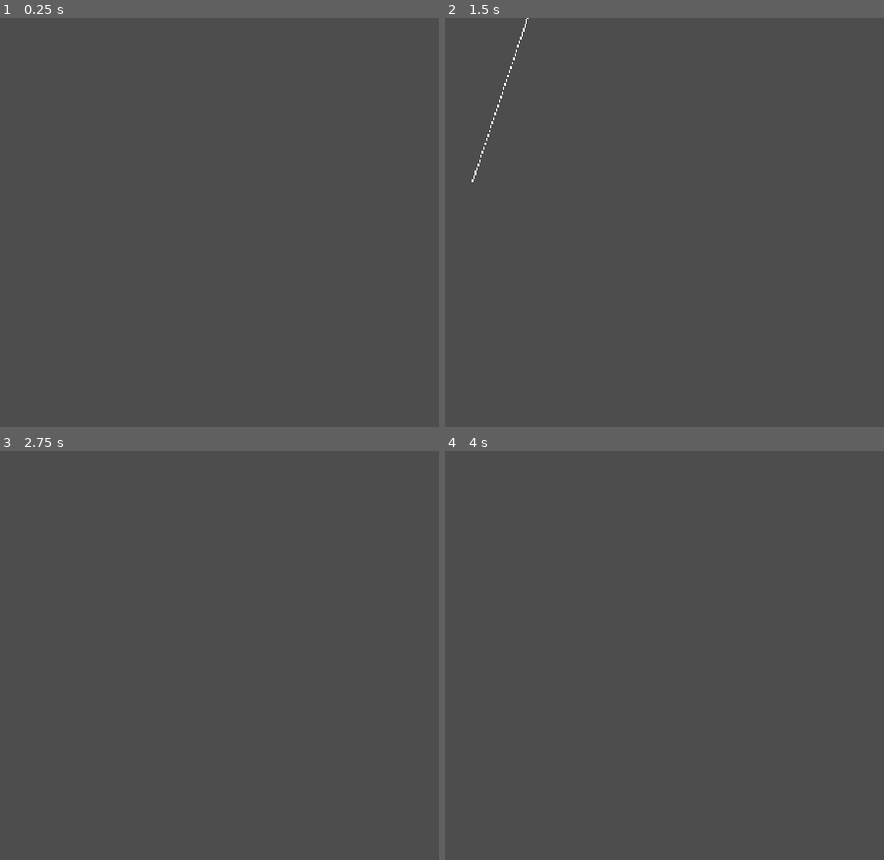
Above: before the commit, frames 1-4 (two rows, left to right).
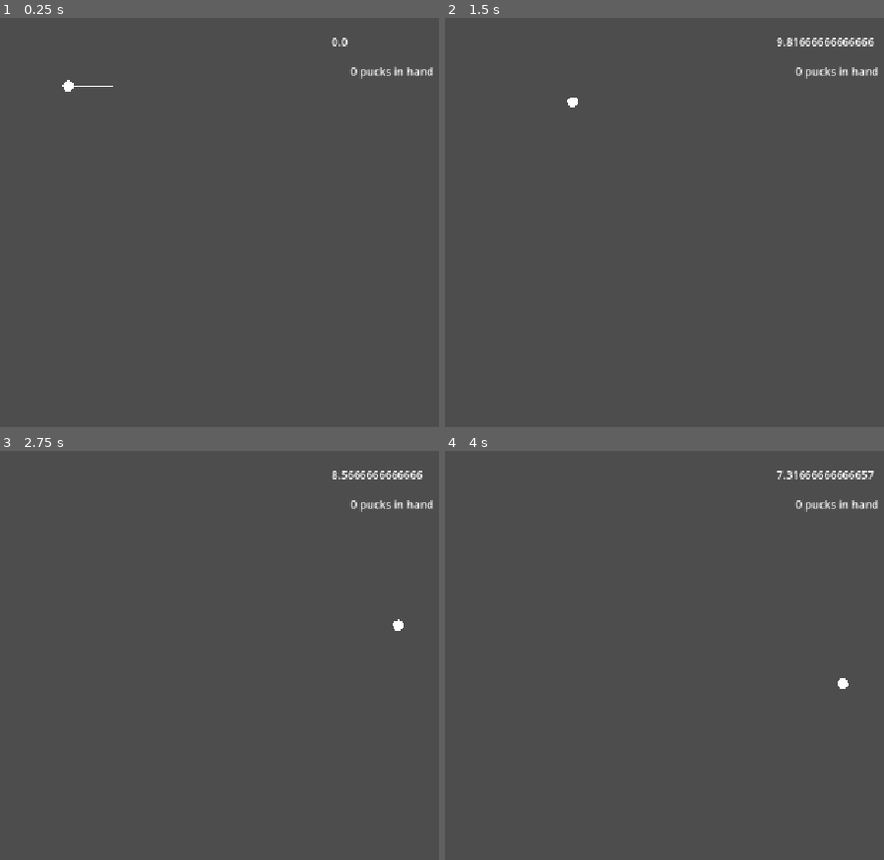
Above: after the commit, the same moments.

Repository: autumn-heights/levelherup-jam-2026
Game: Godot game, scene res://scenes/world.tscn
Two runs of this game, one before a commit and one after it. Both use one fixed random seed, a clock stepped at 60 frames per second and the inputs below. Before the commit the project has no main scene; this scene is started directly in both runs.
Inputs (mouse positions are in pixels of both pictures, inside the frame that each line leads up to):
- Up to frame 1 (0.25 s): no input
- Up to frame 2 (1.5 s): tap Enter at 0.5 s; move the mouse to (outside the picture) at 0.52 s; press the mouse at (outside the picture) at 0.53 s; tap Space at 1.25 s; move the mouse to (682, 259) at 1.27 s; release the mouse at (682, 259) at 1.28 s; click (682, 259) at 1.35 s
- Up to frame 3 (2.75 s): move the mouse to (outside the picture) at 2.02 s; press the mouse at (outside the picture) at 2.03 s
- Up to frame 4 (4 s): move the mouse to (800, 761) at 2.77 s; release the mouse at (800, 761) at 2.78 s; click (800, 761) at 2.85 s; move the mouse to (outside the picture) at 3.52 s; press the mouse at (outside the picture) at 3.53 s

The runs differ from the first frame. In frame 1, 0.4% of the frame differs, in the area x 14-99%, y 4-19%; in frame 2, 0.7%, in the area x 6-99%, y 0-41%; in frame 3, 0.6%; in frame 4, 0.6%.

Commit message:
worked on world code

Diff:
--- a/fill-bucket-golf/project.godot
+++ b/fill-bucket-golf/project.godot
@@ -11,6 +11,7 @@
 [application]
 
 config/name="fill-bucket-golf"
+run/main_scene="uid://bqs5skvx6urnw"
 config/features=PackedStringArray("4.7", "Forward Plus")
 config/icon="res://icon.svg"
 
--- a/fill-bucket-golf/scenes/puck.tscn
+++ b/fill-bucket-golf/scenes/puck.tscn
@@ -1,7 +1,7 @@
 [gd_scene format=3 uid="uid://q12tuinvxb5s"]
 
 [ext_resource type="Script" uid="uid://dvhqabxjblvam" path="res://scenes/puck.gd" id="1_c1wug"]
-[ext_resource type="Texture2D" path="res://ball-export.png" id="1_gj0yh"]
+[ext_resource type="Texture2D" uid="uid://brupcqgy6kamt" path="res://ART/ball-export.png" id="1_gj0yh"]
 
 [sub_resource type="CircleShape2D" id="CircleShape2D_h7q0l"]
 radius = 8.0
--- a/fill-bucket-golf/scenes/thrower.gd
+++ b/fill-bucket-golf/scenes/thrower.gd
@@ -58,7 +58,6 @@
 			pass
 
 		print("Mouse Click/Unclick at: ", event.position)
-		rotation += 10;
 
 		if current_state == ControlState.STATE_READY:
 			mouse_click_position = event.position;
@@ -71,10 +70,15 @@
 			trigger_launch(current_angle, current_power)
 
 			current_state = ControlState.STATE_PLAYERWAIT;
+			$MeterSprite.hide();
 
 		elif current_state == ControlState.STATE_PLAYERWAIT:
-
-			current_state = ControlState.STATE_READY;
+			pass
+			#current_state = ControlState.STATE_READY;
 
 func trigger_launch(angle, power):
 	shoot_puck.emit(angle, power)
+
+func ready_up():
+	current_state = ControlState.STATE_READY;
+	$MeterSprite.show();
--- a/fill-bucket-golf/scenes/world.gd
+++ b/fill-bucket-golf/scenes/world.gd
@@ -1,20 +1,65 @@
 extends Node2D
+
+var scene_puck = preload("res://scenes/puck.tscn");
+
+var pucks_in_hand = 1;
+
+var all_pucks = [];
+var current_puck = null;
+var pucks_in_motion = 0;
+
+
 
 
 # Called when the node enters the scene tree for the first time.
 func _ready() -> void:
 	$Thrower.create_puck_request.connect(create_puck)
 	$Thrower.shoot_puck.connect(shoot_puck)
-	pass # Replace with function body.
+
+	create_puck();
 
 
 # Called every frame. 'delta' is the elapsed time since the previous frame.
 func _process(delta: float) -> void:
+	$WaitTimer/WaitTimerLabel.text = str($WaitTimer.time_left);
+	$PucksCounter.text = str(pucks_in_hand) + " pucks in hand";
+	update_pucks_in_motion()
+
+	if pucks_in_hand == 0 and pucks_in_motion == 0 and current_puck == null:
+		$GameEndLabel.show();
+
 	pass
 
 func shoot_puck(angle, strength):
 	print("shooting a puck.. with angle: ", angle, " and strength ", strength)
+
+	# apply a physics impulse to the puck
+	current_puck.apply_impulse(Vector2.RIGHT.rotated(angle).normalized() * strength)
+
+	# if it was the last puck, wait for them all to finish timer
+	if pucks_in_hand == 0:
+		$WaitTimer/WaitTimerLabel.show();
+		$WaitTimer.wait_time = 10.0;
+		$WaitTimer.start();
+
+	# ready up for the next shot
 	pass
 
 func create_puck():
-	pass
+	if pucks_in_hand > 0:
+		pucks_in_hand -= 1;
+		current_puck = scene_puck.instantiate();
+		add_child(current_puck)
+		current_puck.position = Vector2i(100,100);
+
+		all_pucks.append(current_puck);
+		$Thrower.position = current_puck.position;
+	else:
+		current_puck = null;
+
+
+func update_pucks_in_motion():
+	var pucks_in_motion = 0
+	for puck in all_pucks:
+		if puck.linear_velocity.length() > 10:
+			pucks_in_motion += 1;
--- a/fill-bucket-golf/scenes/world.tscn
+++ b/fill-bucket-golf/scenes/world.tscn
@@ -42,3 +42,25 @@
 [node name="CollisionShape2D" type="CollisionShape2D" parent="Borders/StaticBody2D4" unique_id=167827431]
 position = Vector2(303, 0)
 shape = SubResource("RectangleShape2D_drnfr")
+
+[node name="WaitTimer" type="Timer" parent="." unique_id=1118882029]
+
+[node name="WaitTimerLabel" type="Label" parent="WaitTimer" unique_id=601093346]
+offset_left = 485.0
+offset_top = 23.0
+offset_right = 560.0
+offset_bottom = 60.0
+
+[node name="PucksCounter" type="Label" parent="." unique_id=1141681282]
+offset_left = 513.0
+offset_top = 66.0
+offset_right = 553.0
+offset_bottom = 89.0
+
+[node name="GameEndLabel" type="Label" parent="." unique_id=486701100]
+visible = false
+offset_left = 151.0
+offset_top = 137.0
+offset_right = 517.0
+offset_bottom = 294.0
+text = "game end :)"
